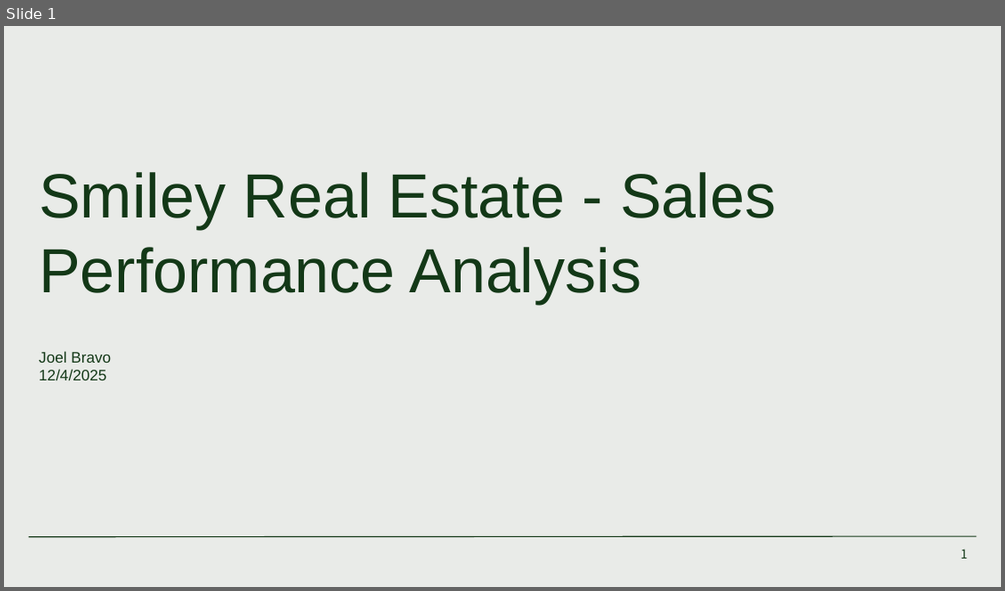
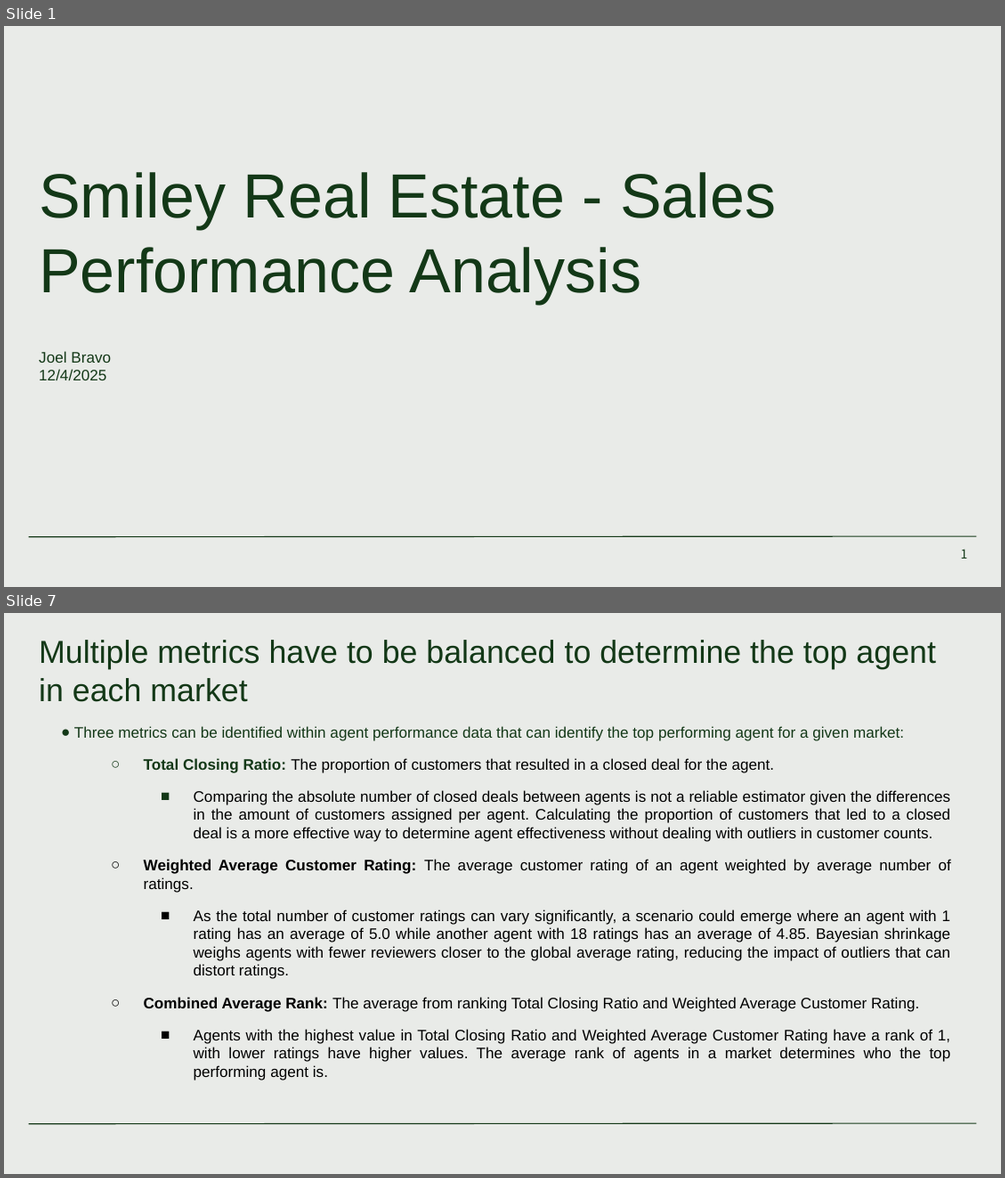
Before and after one commit to Magister774/Clever-Assessment, a slide deck: Smiley Real Estate - Sales Performance Analysis.pptx. Shown one above the other, each under a label of ours: slide 1 before the commit, slides 1 and 7 after it; the slides between them are not shown. The pictures are 1005x591 and 1005x1178 pixels, drawn with LibreOffice and Linux fonts; fonts in the diff are those of the drawing. Boxes give left, top, right and bottom in pixels: in the first picture for what was removed or moved away, otherwise in the second. Text is boxed around its words. In the diff, an @@ line names an element or a change of style, - is before the commit and + after.

```diff
--- a/Smiley Real Estate - Sales Performance Analysis.pptx
+++ b/Smiley Real Estate - Sales Performance Analysis.pptx
@@ slide 7 added at <box>4,613,1001,1174</box>, background #E9EBE8; not listed: 1 template element that a slide beside it also shows @@
@@ title added at <box>39,640,935,702</box>, 23 pt, text #133817 @@
+Multiple metrics have to be balanced to determine the top agent in each market
@@ text added at <box>74,726,951,1080</box>, 11 pt, text #000000 @@
+● Three metrics can be identified within agent performance data that can identify the top performing agent for a given market:
+  ○ Total Closing Ratio: The proportion of customers that resulted in a closed deal for the agent.
+    ■ Comparing the absolute number of closed deals between agents is not a reliable estimator given the differences in the amount of customers assigned per agent. Calculating the proportion of customers that led to a closed deal is a more effective way to determine agent effectiveness without dealing with outliers in customer counts.
+  ○ Weighted Average Customer Rating: The average customer rating of an agent weighted by average number of ratings.
+    ■ As the total number of customer ratings can vary significantly, a scenario could emerge where an agent with 1 rating has an average of 5.0 while another agent with 18 ratings has an average of 4.85. Bayesian shrinkage weighs agents with fewer reviewers closer to the global average rating, reducing the impact of outliers that can distort ratings.
+  ○ Combined Average Rank: The average from ranking Total Closing Ratio and Weighted Average Customer Rating.
+    ■ Agents with the highest value in Total Closing Ratio and Weighted Average Customer Rating have a rank of 1, with lower ratings have higher values. The average rank of agents in a market determines who the top performing agent is.
```
Also in this commit, not shown: 5 slides changed, 14 other slides added.
